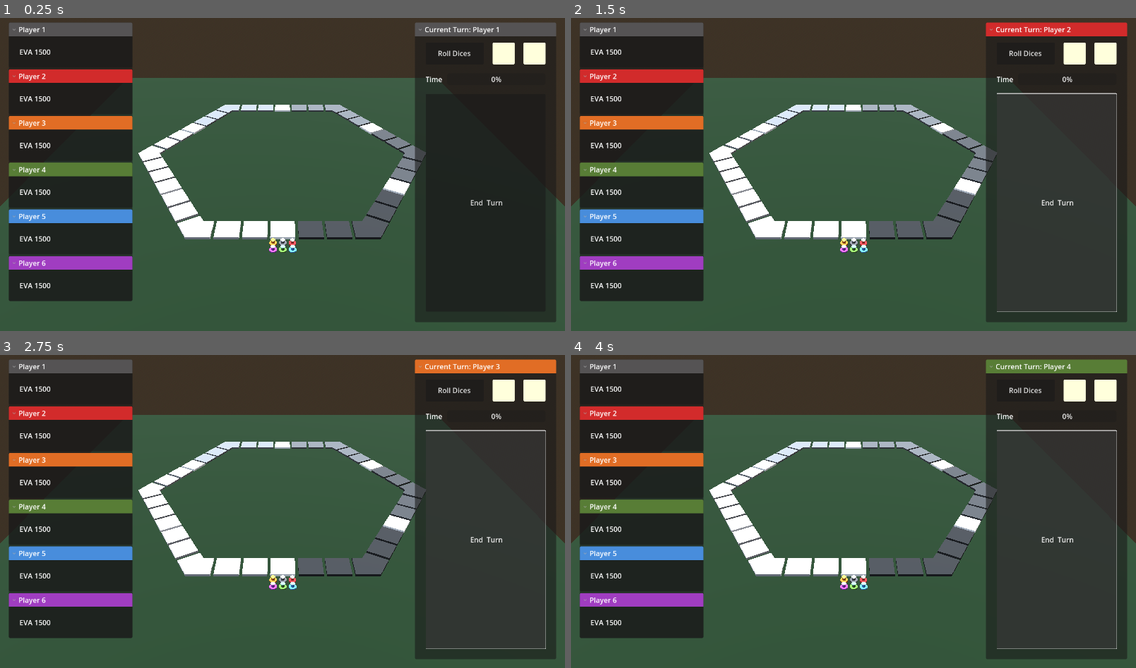
Above: before the commit, frames 1-4 (two rows, left to right).
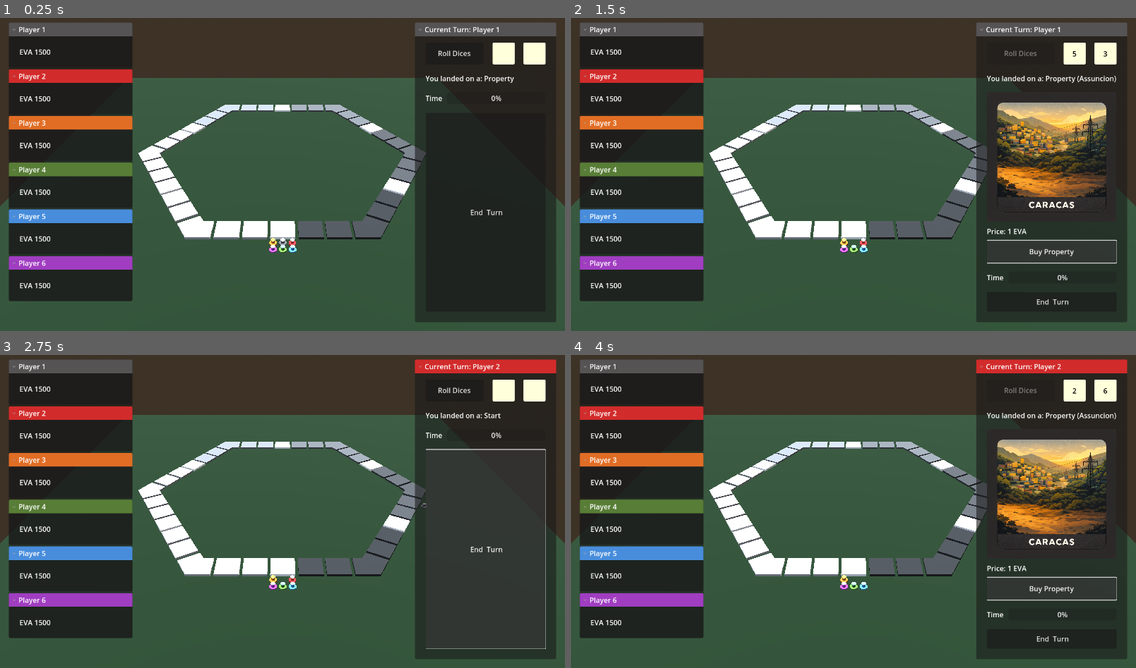
Above: after the commit, the same moments.

Repository: Falafel-Open-Games/evanopolis-ui-slice
Game: Godot game, scene res://scenes/game.tscn
Two runs of this game, one before a commit and one after it. Both use one fixed random seed, a clock stepped at 60 frames per second and the inputs below.
Inputs (mouse positions are in pixels of both pictures, inside the frame that each line leads up to):
- Up to frame 1 (0.25 s): no input
- Up to frame 2 (1.5 s): click "Roll Dices" at 0.5 s; click (1051, 252) at 1.25 s, where only the run after the commit has a clickable "Buy Property"
- Up to frame 3 (2.75 s): click "End Turn" at 2 s
- Up to frame 4 (4 s): click "Roll Dices" at 2.75 s; click (1051, 589) at 3.5 s, where only the run after the commit has a clickable "Buy Property"

The runs differ from the first frame. In frame 1, 0.3% of the frame differs, in the area x 75-91%, y 18-64%; in frame 2, 8.4%; in frame 3, 1.6%; in frame 4, 8.4%, in the area x 49-99%, y 1-98%.

Commit message:
feat: add tile metadata and pawn movement

Diff:
--- a/godot/scenes/right_sidebar.tscn
+++ b/godot/scenes/right_sidebar.tscn
@@ -96,14 +96,15 @@
 horizontal_alignment = 1
 vertical_alignment = 1
 
+[node name="TileTypeLabel" type="Label" parent="MarginContainer/Content"]
+unique_name_in_owner = true
+layout_mode = 2
+text = "You landed on a: Property"
+
 [node name="PropertyContainer" type="VBoxContainer" parent="MarginContainer/Content"]
 unique_name_in_owner = true
 layout_mode = 2
 theme_override_constants/separation = 10
-
-[node name="Label" type="Label" parent="MarginContainer/Content/PropertyContainer"]
-layout_mode = 2
-text = "You landed on a: Property"
 
 [node name="Image" type="TextureRect" parent="MarginContainer/Content/PropertyContainer"]
 clip_contents = true
--- a/godot/scripts/board_layout.gd
+++ b/godot/scripts/board_layout.gd
@@ -89,3 +89,74 @@
 			tiles_list.append(tile)
 
 	return tiles_list
+
+func get_tile_markers(tile_index: int) -> Array[Marker3D]:
+	var tiles: Array[Node3D] = get_board_tiles()
+	if tile_index < 0 or tile_index >= tiles.size():
+		return []
+	var tile: Node3D = tiles[tile_index]
+	var markers_root: Node = tile.get_node_or_null("PawnMarkers")
+	if markers_root == null:
+		return []
+	var markers: Array[Marker3D] = []
+	for index in range(1, 7):
+		var marker_node: Node = markers_root.get_node_or_null("Marker%d" % index)
+		if marker_node is Marker3D:
+			markers.append(marker_node)
+	return markers
+
+func get_tile_info(tile_index: int) -> Dictionary:
+	var info: Dictionary = {
+		"type": "unknown",
+		"city": "",
+		"incident_kind": "",
+	}
+
+	if tile_index == 0:
+		info["type"] = "start"
+		return info
+	if tile_index == 18:
+		info["type"] = "inspection"
+		return info
+	if tile_index == 6 or tile_index == 24:
+		info["type"] = "incident"
+		info["incident_kind"] = "suerte"
+		return info
+	if tile_index == 12 or tile_index == 30:
+		info["type"] = "incident"
+		info["incident_kind"] = "destino"
+		return info
+
+	var city: String = _city_for_property(tile_index)
+	if city.is_empty():
+		return info
+
+	info["city"] = city
+	info["type"] = "special_property" if _is_corner_tile(tile_index) else "property"
+	return info
+
+func _is_corner_tile(tile_index: int) -> bool:
+	if tile_index == 33:
+		return true
+	if tile_index < 3 or tile_index > 32:
+		return false
+	var offset: int = tile_index - 3
+	return (offset % 6) == 0
+
+func _city_for_property(tile_index: int) -> String:
+	if tile_index == 33 or tile_index == 34 or tile_index == 35:
+		return Palette.CITY_ORDER[Palette.CITY_ORDER.size() - 1]
+	if tile_index == 1 or tile_index == 2:
+		return Palette.CITY_ORDER[0]
+	if tile_index < 3 or tile_index > 32:
+		return ""
+	var offset: int = tile_index - 3
+	var strip_index: int = int(offset / 6.0) + 1
+	var tile_pos: int = offset % 6
+	if tile_pos == 3:
+		return ""
+	var prev_city: String = Palette.CITY_ORDER[strip_index - 1]
+	var next_city: String = Palette.CITY_ORDER[strip_index]
+	if tile_pos <= 2:
+		return prev_city
+	return next_city
--- a/godot/scripts/game_controller.gd
+++ b/godot/scripts/game_controller.gd
@@ -1,13 +1,27 @@
 extends Node
 
-@onready var game_state: GameState = %GameState
-@onready var right_sidebar: RightSidebar = %RightSidebar
+@export var game_state_path: NodePath = NodePath("../GameState")
+@export var right_sidebar_path: NodePath = NodePath("../Control/MarginContainer/RightSidebar")
+@export var board_layout_path: NodePath = NodePath("../BoardLayout")
+@export var pawns_root_path: NodePath = NodePath("../Pawns")
+
+var game_state: GameState = null
+var right_sidebar: RightSidebar = null
+var board_layout: Node = null
+var pawns_root: Node = null
 
 func _ready() -> void:
+	game_state = get_node_or_null(game_state_path) as GameState
+	right_sidebar = get_node_or_null(right_sidebar_path) as RightSidebar
+	board_layout = get_node_or_null(board_layout_path)
+	pawns_root = get_node_or_null(pawns_root_path)
 
 	if game_state != null:
+		game_state.reset_positions()
 		game_state.player_changed.connect(_on_player_changed)
 		_on_player_changed(game_state.current_player_index)
+		_place_all_pawns_at_start()
+		_update_tile_info(0)
 
 	call_deferred("_bind_sidebar")
 
@@ -18,6 +32,8 @@
 		return
 	if not right_sidebar.end_turn_button.pressed.is_connected(_on_end_turn_pressed):
 		right_sidebar.end_turn_button.pressed.connect(_on_end_turn_pressed)
+	if not right_sidebar.dice_rolled.is_connected(_on_dice_rolled):
+		right_sidebar.dice_rolled.connect(_on_dice_rolled)
 
 func _on_end_turn_pressed() -> void:
 	if game_state == null:
@@ -28,3 +44,57 @@
 	if right_sidebar == null:
 		return
 	right_sidebar.set_current_player(new_index)
+
+func _on_dice_rolled(_die_1: int, _die_2: int, total: int) -> void:
+	if game_state == null or board_layout == null:
+		return
+	if not board_layout.has_method("get_board_tiles"):
+		return
+	var board_tiles: Array = board_layout.get_board_tiles()
+	if board_tiles.size() == 0:
+		return
+	var move_result: Dictionary = game_state.move_player(
+		game_state.current_player_index,
+		total,
+		board_tiles.size()
+	)
+	if not move_result.has("tile_index"):
+		return
+	_place_pawn(
+		game_state.current_player_index,
+		move_result["tile_index"],
+		move_result["slot_index"]
+	)
+	_update_tile_info(move_result["tile_index"])
+
+func _update_tile_info(tile_index: int) -> void:
+	if right_sidebar == null or board_layout == null:
+		return
+	if not board_layout.has_method("get_tile_info"):
+		return
+	var info: Dictionary = board_layout.get_tile_info(tile_index)
+	var tile_type: String = info.get("type", "unknown")
+	var city: String = info.get("city", "")
+	var incident_kind: String = info.get("incident_kind", "")
+	right_sidebar.update_tile_info(tile_type, city, incident_kind)
+
+func _place_all_pawns_at_start() -> void:
+	if game_state == null:
+		return
+	for index in range(game_state.player_count):
+		_place_pawn(index, 0, index)
+
+func _place_pawn(player_index: int, tile_index: int, slot_index: int) -> void:
+	if board_layout == null or pawns_root == null:
+		return
+	if not board_layout.has_method("get_tile_markers"):
+		return
+	var markers: Array = board_layout.get_tile_markers(tile_index)
+	if markers.size() == 0:
+		return
+	var clamped_slot: int = clamp(slot_index, 0, markers.size() - 1)
+	var marker: Marker3D = markers[clamped_slot]
+	var pawn: Node3D = pawns_root.get_node_or_null("Pawn%d" % (player_index + 1))
+	if pawn == null:
+		return
+	pawn.global_transform = marker.global_transform
--- a/godot/scripts/game_state.gd
+++ b/godot/scripts/game_state.gd
@@ -9,5 +9,37 @@
 
 signal player_changed(new_index: int)
 
+var player_positions: Array[int] = []
+var tile_occupants: Dictionary = {}
+
+func reset_positions() -> void:
+	player_positions = []
+	tile_occupants = {}
+	for index in range(player_count):
+		player_positions.append(0)
+	tile_occupants[0] = []
+	for index in range(player_count):
+		tile_occupants[0].append(index)
+
 func advance_turn() -> void:
 	current_player_index = (current_player_index + 1) % player_count
+
+func move_player(player_index: int, steps: int, board_size: int) -> Dictionary:
+	var result: Dictionary = {}
+	if player_index < 0 or player_index >= player_positions.size():
+		return result
+
+	var current_tile: int = player_positions[player_index]
+	var next_tile: int = (current_tile + steps) % board_size
+
+	if tile_occupants.has(current_tile):
+		tile_occupants[current_tile].erase(player_index)
+
+	if not tile_occupants.has(next_tile):
+		tile_occupants[next_tile] = []
+	tile_occupants[next_tile].append(player_index)
+	player_positions[player_index] = next_tile
+
+	result["tile_index"] = next_tile
+	result["slot_index"] = tile_occupants[next_tile].size() - 1
+	return result
--- a/godot/scripts/right_sidebar.gd
+++ b/godot/scripts/right_sidebar.gd
@@ -1,5 +1,7 @@
 class_name RightSidebar
 extends FoldableContainer
+
+signal dice_rolled(die_1: int, die_2: int, total: int)
 
 @export_range(0, 5, 1) var player_index: int = 0:
 	set(value):
@@ -16,11 +18,15 @@
 @onready var end_turn_button: Button = %EndTurnButton
 @onready var property_container: VBoxContainer = %PropertyContainer
 @onready var movement_button: Button = %MovementButton
+@onready var dice_1_label: Label = %Dice1Label
+@onready var dice_2_label: Label = %Dice2Label
+@onready var tile_type_label: Label = %TileTypeLabel
 
 # Called when the node enters the scene tree for the first time.
 func _ready() -> void:
 	_apply_player_state()
 	property_container.visible = false
+	_reset_roll_ui()
 
 func set_current_player(index: int, player_display_name: String = "") -> void:
 	player_index = clamp(index, 0, 5)
@@ -31,6 +37,8 @@
 	else:
 		player_name = player_display_name
 	_apply_player_state()
+	_reset_roll_ui()
+	_update_tile_type_label("start", "", "")
 
 func _apply_player_state() -> void:
 	self.title = "Current Turn: %s" % [player_name]
@@ -46,3 +54,57 @@
 	if panel_box is StyleBoxFlat:
 		panel_box.bg_color = color
 	add_theme_stylebox_override("title_panel", panel_box)
+
+func _reset_roll_ui() -> void:
+	if not dice_1_label:
+		return
+	dice_1_label.text = ""
+	dice_2_label.text = ""
+	movement_button.disabled = false
+	if not movement_button.pressed.is_connected(_on_roll_pressed):
+		movement_button.pressed.connect(_on_roll_pressed)
+
+func _on_roll_pressed() -> void:
+	var rng: RandomNumberGenerator = RandomNumberGenerator.new()
+	rng.randomize()
+	var die_1: int = rng.randi_range(1, 6)
+	var die_2: int = rng.randi_range(1, 6)
+	var total: int = die_1 + die_2
+	dice_1_label.text = str(die_1)
+	dice_2_label.text = str(die_2)
+	movement_button.disabled = true
+	dice_rolled.emit(die_1, die_2, total)
+
+func update_tile_info(tile_type: String, city: String, incident_kind: String) -> void:
+	_update_tile_type_label(tile_type, city, incident_kind)
+	if property_container == null:
+		return
+	if tile_type == "property" or tile_type == "special_property":
+		property_container.visible = true
+	else:
+		property_container.visible = false
+
+func _update_tile_type_label(tile_type: String, city: String, incident_kind: String) -> void:
+	if tile_type_label == null:
+		return
+	var label_text: String = "You landed on a: "
+	match tile_type:
+		"start":
+			label_text += "Start"
+		"inspection":
+			label_text += "Inspection"
+		"incident":
+			label_text += "Incident"
+			if not incident_kind.is_empty():
+				label_text += " (%s)" % [incident_kind.capitalize()]
+		"special_property":
+			label_text += "Special Property"
+			if not city.is_empty():
+				label_text += " (%s)" % [city]
+		"property":
+			label_text += "Property"
+			if not city.is_empty():
+				label_text += " (%s)" % [city]
+		_:
+			label_text += "Unknown"
+	tile_type_label.text = label_text
